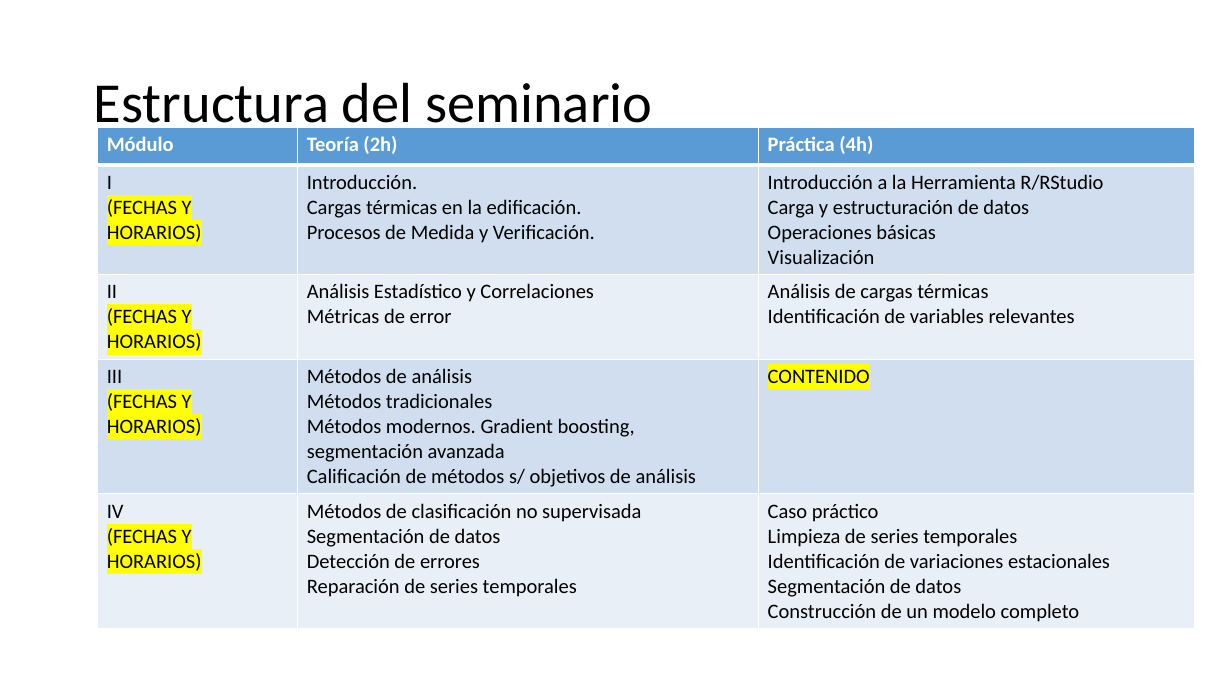
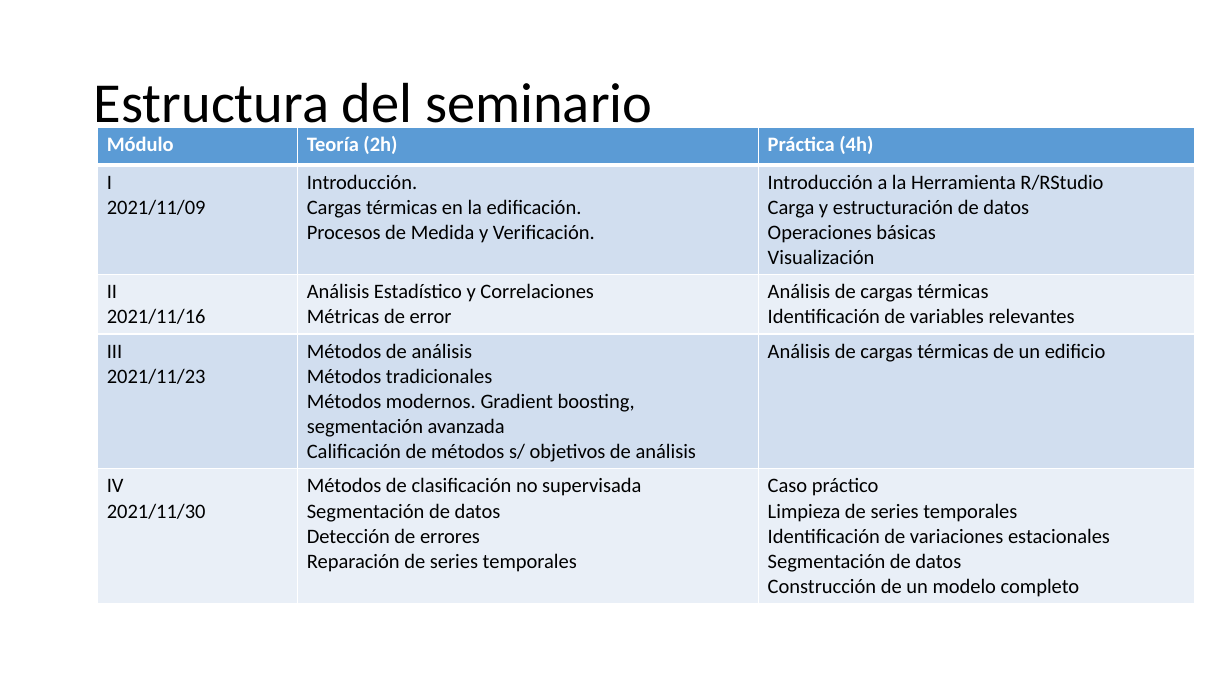
Before and after one commit to robgaray/EESIA_Consumo_Analisis_Datos_2021, a slide deck: slide 4 of 1_Presentaciones/Sesion_1_Teoria.pptx. Drawn at 1232x693 pixels with LibreOffice and Linux fonts; fonts in the diff are those of the drawing; background and template pictures are left out. Boxes give left, top, right and bottom in pixels: in the first picture for what was removed or moved away, otherwise in the second. Text is boxed around its words. In the diff, an @@ line names an element or a change of style, - is before the commit and + after.

```diff
--- a/1_Presentaciones/Sesion_1_Teoria.pptx
+++ b/1_Presentaciones/Sesion_1_Teoria.pptx
@@ table at (98, 128, 1195, 601) @@
-row 2, column 1: I / (FECHAS Y HORARIOS)
+row 2, column 1: I / 2021/11/09
-row 3, column 1: II / (FECHAS Y HORARIOS)
+row 3, column 1: II / 2021/11/16
-row 4, column 1: III / (FECHAS Y HORARIOS)
+row 4, column 1: III / 2021/11/23
-row 4, column 3: CONTENIDO
+row 4, column 3: Análisis de cargas térmicas de un edificio
-row 5, column 1: IV / (FECHAS Y HORARIOS)
+row 5, column 1: IV / 2021/11/30
```
Also in this commit, not shown: 19 other files.
